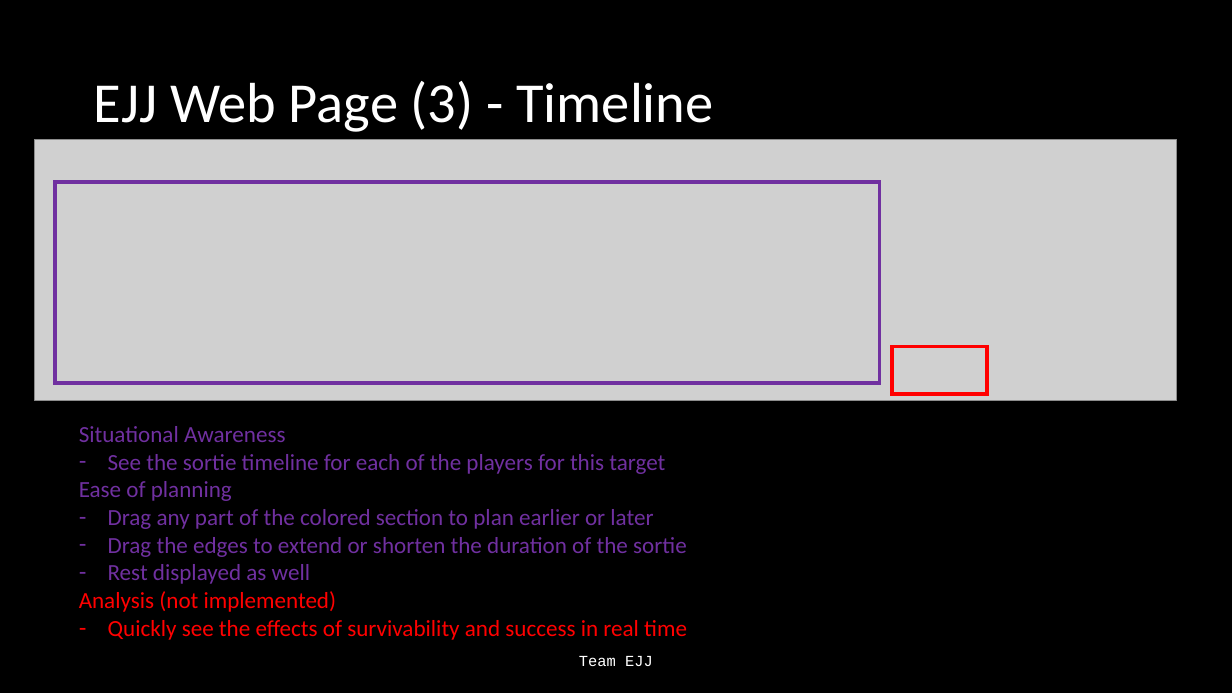
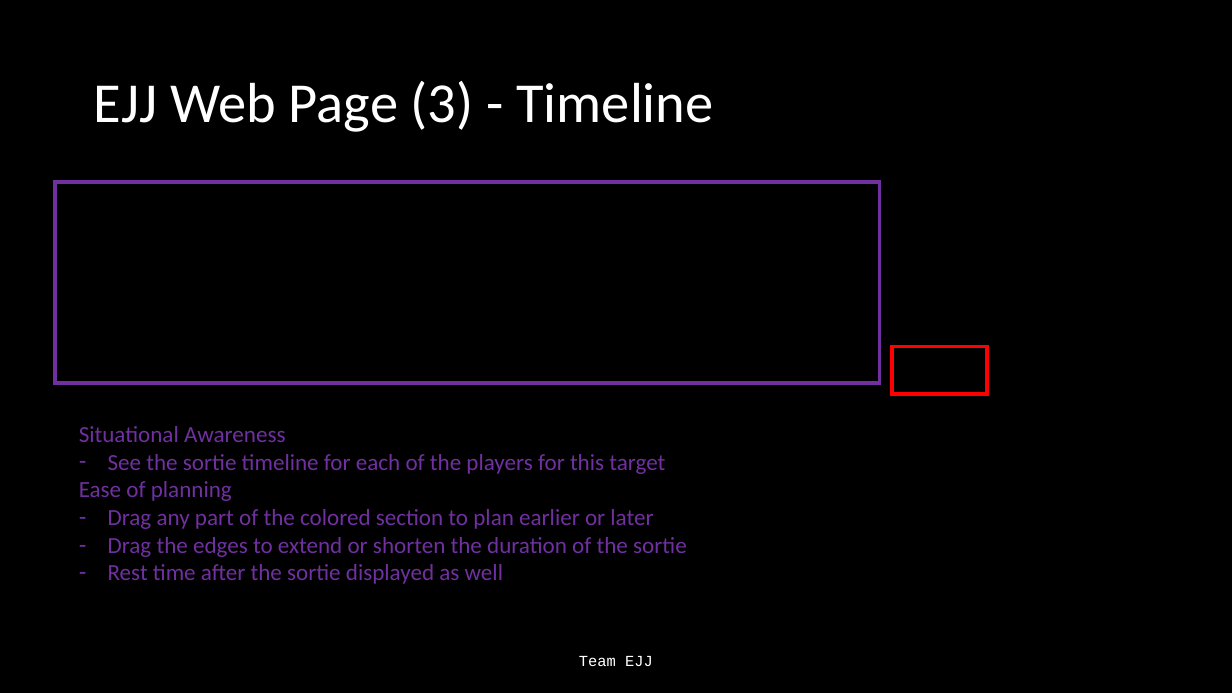
Before and after one commit to Jonathan805/RestrictedPlanning, a slide deck: slide 15 of TeamEJJ.pptx. Drawn at 1232x693 pixels with LibreOffice and Linux fonts; fonts in the diff are those of the drawing; grey boxes stand for pictures. Boxes give left, top, right and bottom in pixels: in the first picture for what was removed or moved away, otherwise in the second. Text is boxed around its words. In the diff, an @@ line names an element or a change of style, - is before the commit and + after.

```diff
--- a/TeamEJJ.pptx
+++ b/TeamEJJ.pptx
@@ picture removed at [34,140,1177,400] @@
@@ text at [108,564,503,584]: text changed; text colour #FF0000 to #7030A0 @@
-– Rest displayed as well
-Analysis (not implemented)
-– Quickly see the effects of survivability and success in real time
+– Rest time after the sortie displayed as well
```
Also in this commit, not shown: 1 other slide changed, 4 slides added, 1 other file.
